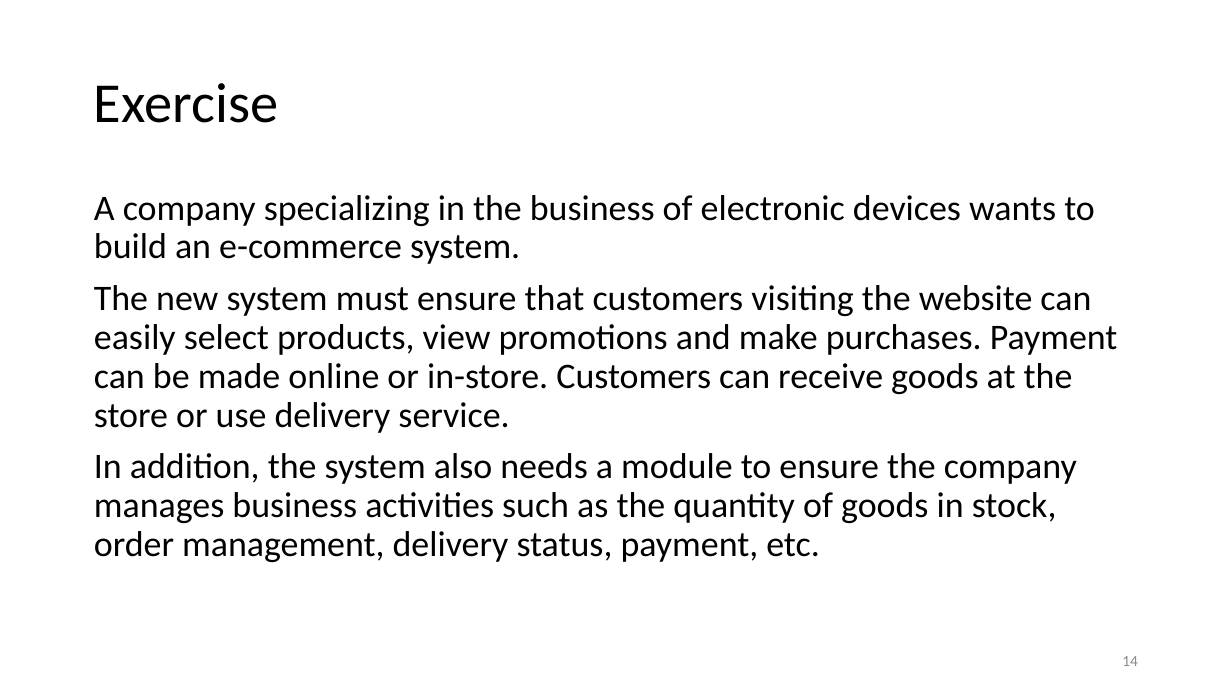
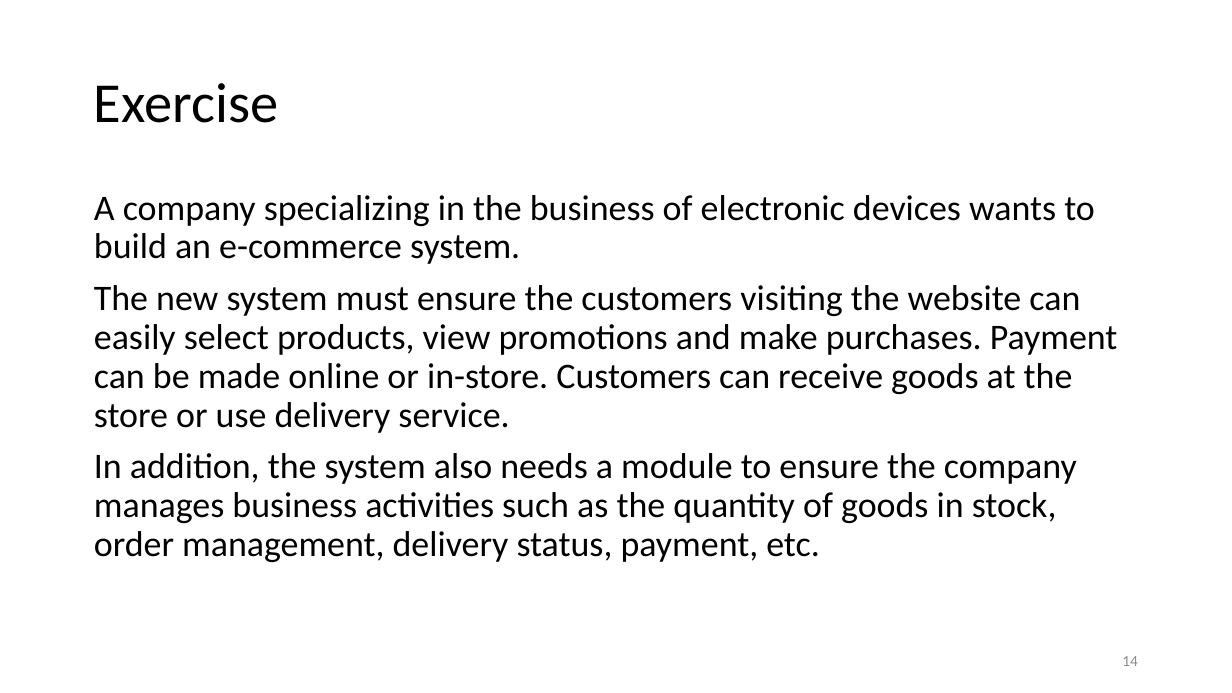
Before and after one commit to vutuanhai237/CourseMaterials, a slide deck: slide 14 of CS4273-Introduce to Software Engineering/Slides/Lab 2. Analysis.pptx. Drawn at 1232x693 pixels with LibreOffice and Linux fonts; fonts in the diff are those of the drawing. Boxes give left, top, right and bottom in pixels: in the first picture for what was removed or moved away, otherwise in the second. Text is boxed around its words. In the diff, an @@ line names an element or a change of style, - is before the commit and + after.

```diff
--- a/CS4273-Introduce to Software Engineering/Slides/Lab 2. Analysis.pptx
+++ b/CS4273-Introduce to Software Engineering/Slides/Lab 2. Analysis.pptx
@@ text at [94,285,1118,433]: text changed @@
-The new system must ensure that customers visiting the website can easily select products, view promotions and make purchases. Payment can be made online or in-store. Customers can receive goods at the store or use delivery service.
+The new system must ensure the customers visiting the website can easily select products, view promotions and make purchases. Payment can be made online or in-store. Customers can receive goods at the store or use delivery service.
```
Also in this commit, not shown: 5 other slides changed, 32 other files.
